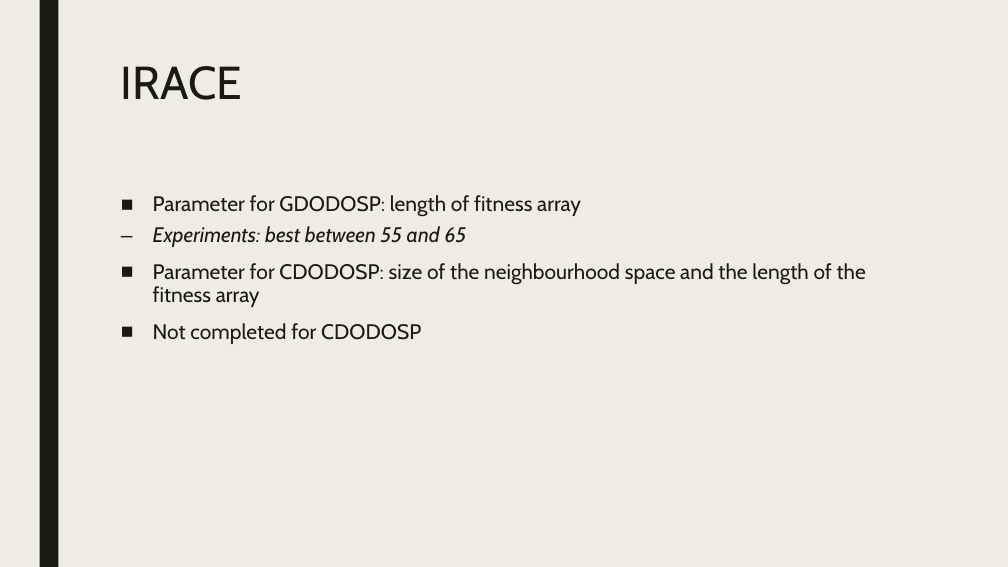
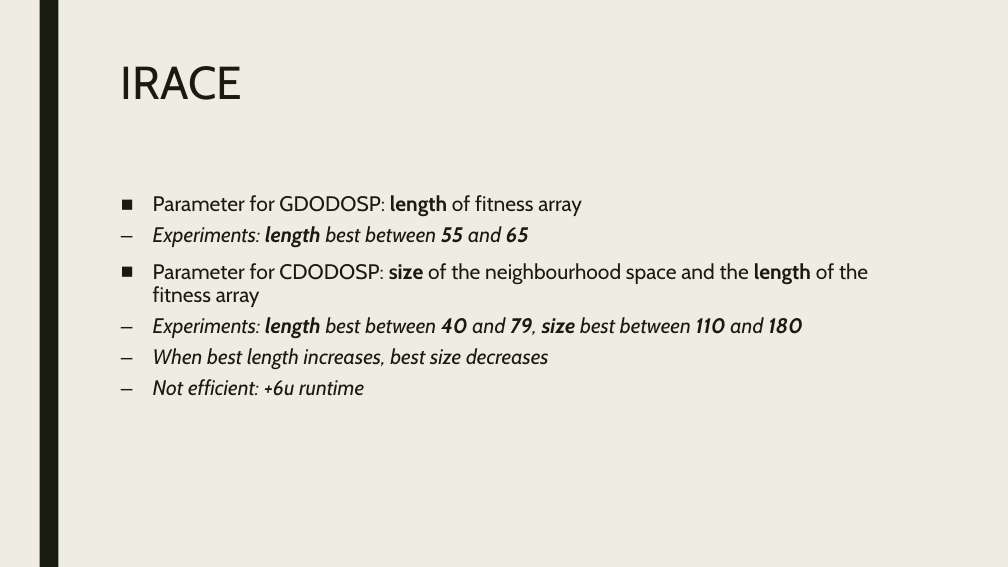
Before and after one commit to BavoGoosens/Capita3, a slide deck: slide 9 of presentation.pptx (slide 8 before the commit). Drawn at 1008x567 pixels with LibreOffice and Linux fonts; fonts in the diff are those of the drawing. Boxes give left, top, right and bottom in pixels: in the first picture for what was removed or moved away, otherwise in the second. Text is boxed around its words. In the diff, an @@ line names an element or a change of style, - is before the commit and + after.

Commit message:
presentation

```diff
--- a/presentation.pptx
+++ b/presentation.pptx
@@ text at (153, 195, 868, 307): bold on in "length", "size length" @@
@@ text at (153, 226, 529, 248): text changed @@
-  – Experiments: best between 55 and 65
+  – Experiments: length best between 55 and 65
@@ text at (153, 317, 803, 396): text changed; italic on @@
-■ Not completed for CDODOSP
+  – Experiments: length best between 40 and 79, size best between 110 and 180
+  – When best length increases, best size decreases
+  – Not efficient: +6u runtime
```
Also in this commit, not shown: 3 other slides changed, 1 slide added.
